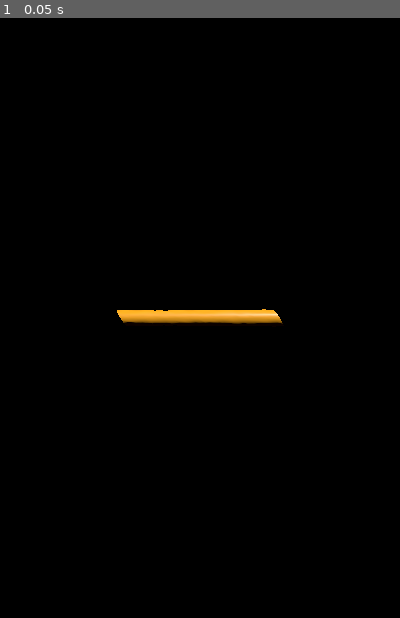
Above: before the commit, frame 1.
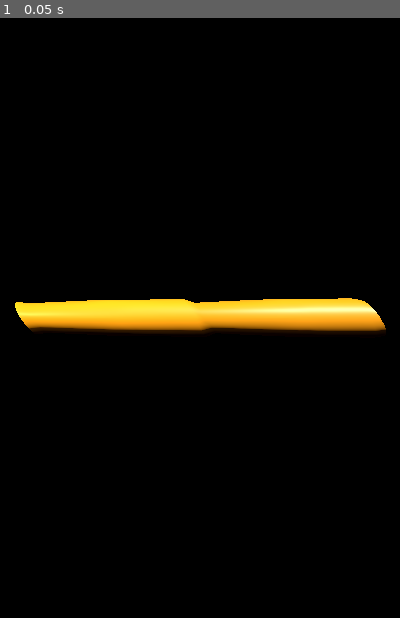
Above: after the commit, the same moment.

Repository: arnavaggarwal-dev/frylock
Game: Godot game, scene res://main.tscn
Same seed, same stepped clock (60 frames per second), same inputs: the game is played once before the commit and once after it.
Inputs:
- Up to frame 1 (0.05 s): no input

The runs differ from the first frame. In frame 1, 4.8% of the frame differs, in the area x 3-97%, y 46-53%.

Commit message:
added crunch sound

Diff:
--- a/main.gd
+++ b/main.gd
@@ -1,17 +1,18 @@
 extends Node
 
-var dragging :=false
-var drag_offset :=Vector2i.ZERO
+@onready var crunch_sound = $CrunchSound
+var dragging := false
+var drag_offset := Vector2i.ZERO
 
 func _input(event):
 	if event is InputEventMouseButton:
-		if event.button_index ==MOUSE_BUTTON_LEFT:
+		if event.button_index == MOUSE_BUTTON_LEFT:
 			dragging = event.pressed
 			drag_offset = DisplayServer.window_get_position() - DisplayServer.mouse_get_position()
+		if event.button_index == MOUSE_BUTTON_RIGHT and event.pressed:
+			crunch_sound.play()
+
 	if event is InputEventMouseMotion and dragging:
 		DisplayServer.window_set_position(
 			DisplayServer.mouse_get_position() + drag_offset
 		)
-# Called every frame. 'delta' is the elapsed time since the previous frame.
-func _process(delta: float) -> void:
-	pass
--- a/main.tscn
+++ b/main.tscn
@@ -2,10 +2,11 @@
 
 [ext_resource type="Script" uid="uid://bgn6bfhthwti3" path="res://main.gd" id="1_ig7tw"]
 [ext_resource type="Shader" uid="uid://j83w1wspc3kh" path="res://main.gdshader" id="2_0xm2m"]
+[ext_resource type="AudioStream" uid="uid://bxel5pf76tpxp" path="res://assets/816237__qubodup__crunch.wav" id="3_h2yge"]
 
 [sub_resource type="FastNoiseLite" id="FastNoiseLite_0xm2m"]
 noise_type = 0
-frequency = 0.008
+frequency = 0.0004
 fractal_octaves = 10
 
 [sub_resource type="NoiseTexture2D" id="NoiseTexture2D_h2yge"]
@@ -30,12 +31,21 @@
 [node name="World" type="Node3D" parent="." unique_id=1950313102]
 
 [node name="Camera3D" type="Camera3D" parent="World" unique_id=1787329774]
-transform = Transform3D(1, 0, 0, 0, 1, 0, 0, 0, 1, 0, 0, 5)
+transform = Transform3D(1, 0, 0, 0, 1, 0, 0, 0, 1, 0, 0, 2.2690659)
 
 [node name="DirectionalLight3D" type="DirectionalLight3D" parent="World" unique_id=146749196]
 transform = Transform3D(0.8660254, -0.35355338, 0.35355338, 0, 0.70710677, 0.70710677, -0.5, -0.6123724, 0.6123724, 2, 4, 3)
 light_energy = 1.5
+shadow_enabled = true
 
 [node name="Fry" type="MeshInstance3D" parent="World" unique_id=2071623522]
 transform = Transform3D(-4.371139e-08, -1, 0, 1, -4.371139e-08, 0, 0, 0, 1, 0, 0, 0)
 mesh = SubResource("CylinderMesh_1bvp3")
+
+[node name="OmniLight3D" type="OmniLight3D" parent="." unique_id=1615832127]
+transform = Transform3D(1, 0, 0, 0, 1, 0, 0, 0, 1, -2, 1, 2)
+light_color = Color(1, 0.89411765, 0.70980394, 1)
+light_energy = 0.4
+
+[node name="CrunchSound" type="AudioStreamPlayer" parent="." unique_id=142627173]
+stream = ExtResource("3_h2yge")
Not shown, added: assets/816237__qubodup__crunch.wav.import
Not shown, added: assets/816237__qubodup__crunch.wav
